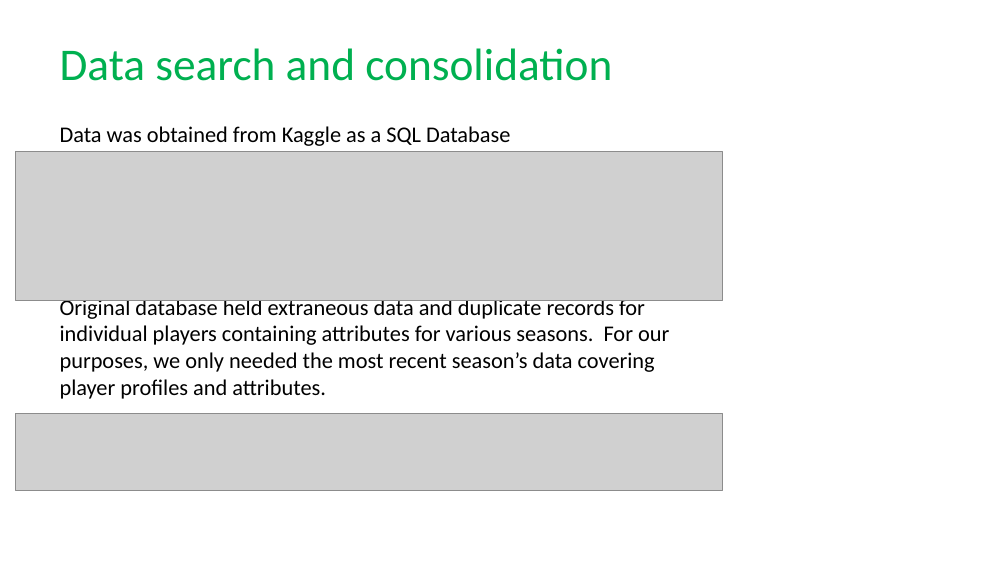
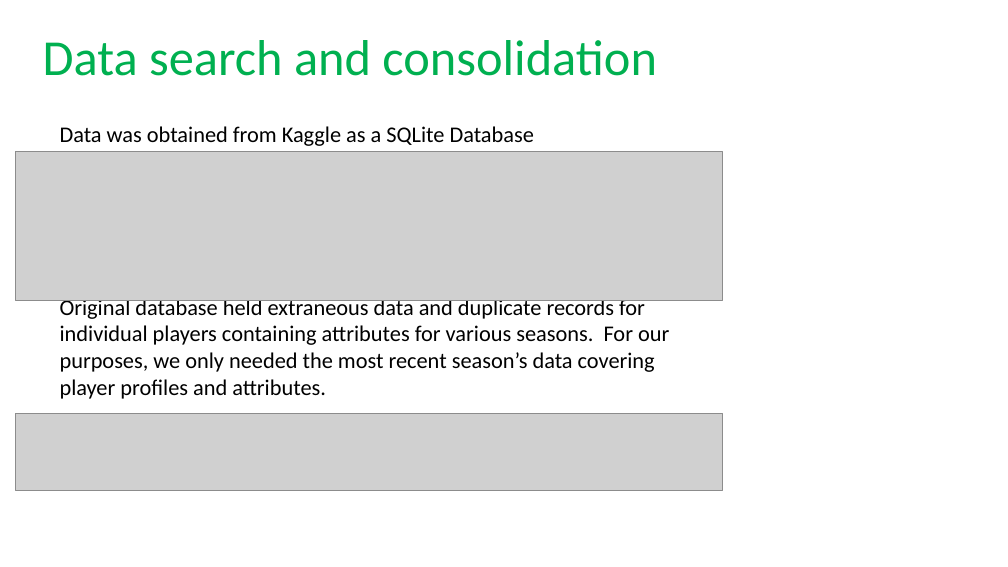
Before and after one commit to Randy0601/Soccer-Analysis, a slide deck: slide 4 of Presentation.pptx. Drawn at 1008x567 pixels with LibreOffice and Linux fonts; fonts in the diff are those of the drawing; grey boxes stand for pictures; background and template pictures are left out. Boxes give left, top, right and bottom in pixels: in the first picture for what was removed or moved away, otherwise in the second. Text is boxed around its words. In the diff, an @@ line names an element or a change of style, - is before the commit and + after.

```diff
--- a/Presentation.pptx
+++ b/Presentation.pptx
@@ title "Data search and consolidation": place and size @@
-title "Data search and consolidation" at <box>60,48,612,81</box>
+title "Data search and consolidation" at <box>43,40,657,76</box>
@@ title "Data search and consolidation" at <box>43,40,657,76</box>: size 32.4 to 36 pt @@
@@ text at <box>60,126,534,146</box>: text changed @@
-Data was obtained from Kaggle as a SQL Database
+Data was obtained from Kaggle as a SQLite Database
```
Also in this commit, not shown: 6 other slides changed.
